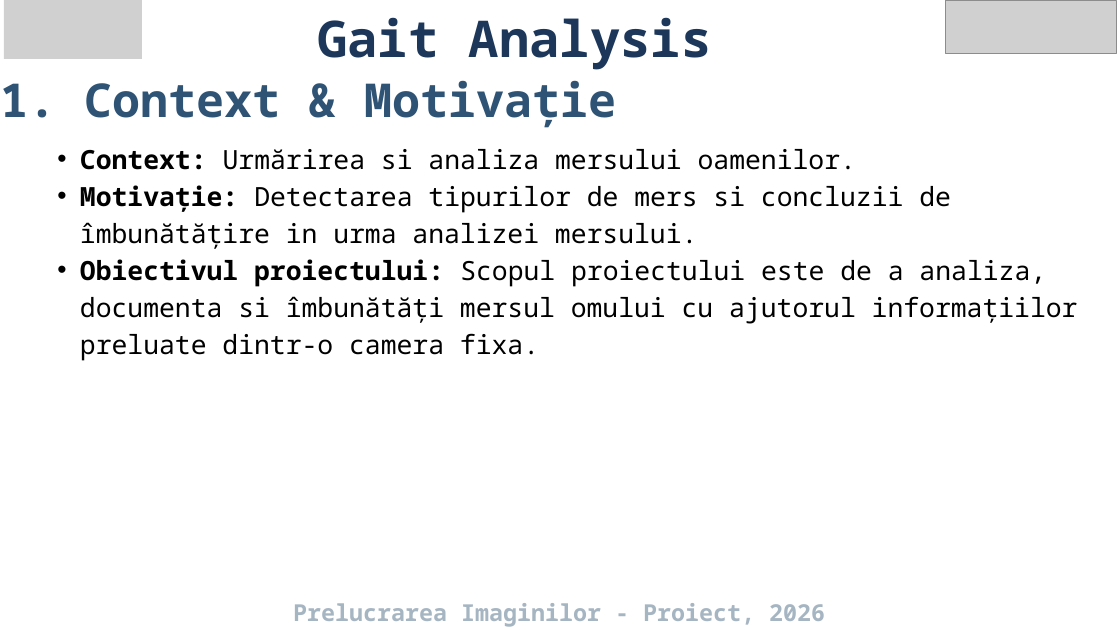
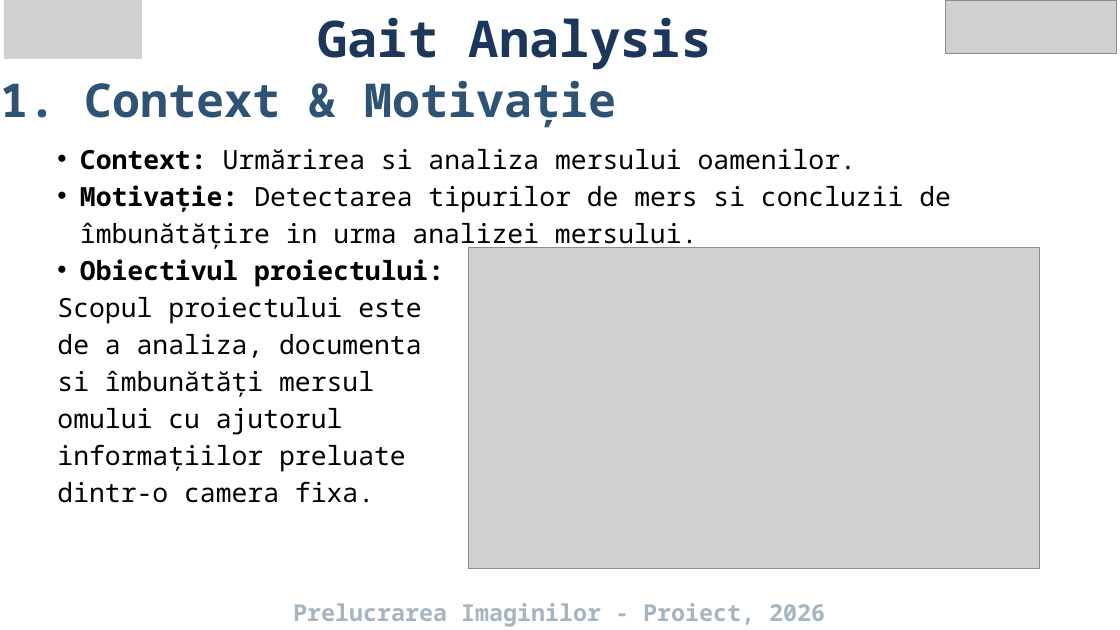
Before and after one commit to SaltieSaltie/Gait-Analysis_PI_Project, a slide deck: slide 2 of Resources/Gait Analysis.pptx. Drawn at 1120x630 pixels with LibreOffice and Linux fonts; fonts in the diff are those of the drawing; grey boxes stand for pictures. Boxes give left, top, right and bottom in pixels: in the first picture for what was removed or moved away, otherwise in the second. Text is boxed around its words. In the diff, an @@ line names an element or a change of style, - is before the commit and + after.

```diff
--- a/Resources/Gait Analysis.pptx
+++ b/Resources/Gait Analysis.pptx
@@ text at (x1=57, y1=259, x2=444, y2=503): text changed @@
-  • Obiectivul proiectului: Scopul proiectului este de a analiza, documenta si îmbunătăți mersul omului cu ajutorul informațiilor preluate dintr-o camera fixa.
+  • Obiectivul proiectului:
+  Scopul proiectului este
+  de a analiza, documenta
+  si îmbunătăți mersul
+  omului cu ajutorul
+  informațiilor preluate
+  dintr-o camera fixa.
@@ picture added at (x1=469, y1=247, x2=1040, y2=568) @@
```
Also in this commit, not shown: 2 other slides changed, 2 other files.
